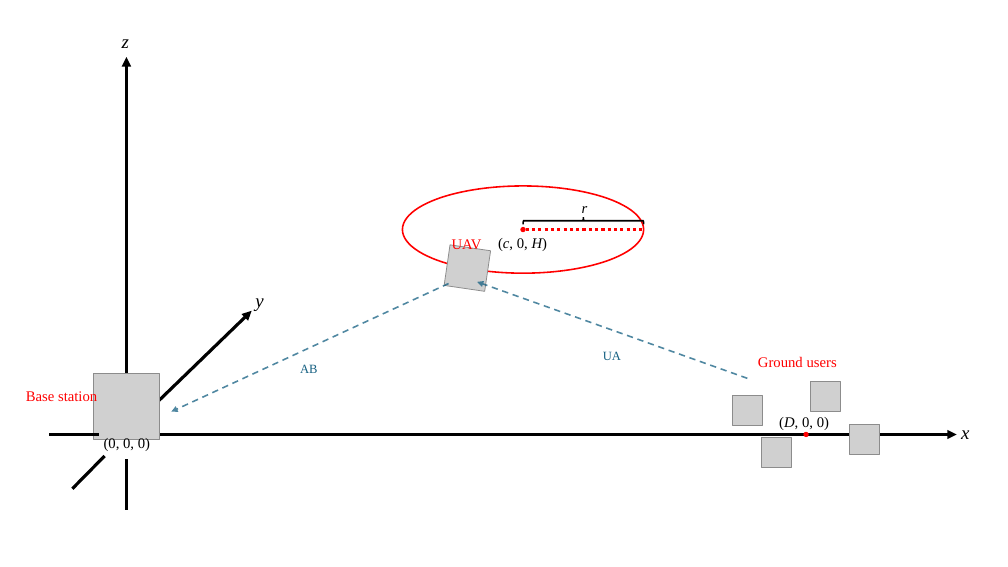
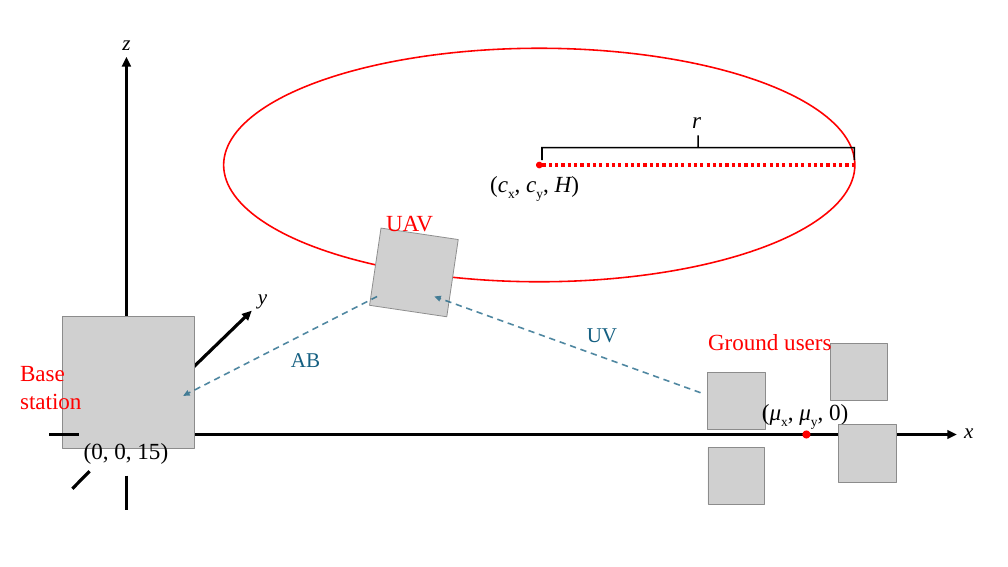
Before and after one commit to danielbonkowsky/uav-optimization, a slide deck: slide 2 of system-model.pptx. Drawn at 1008x567 pixels with LibreOffice and Linux fonts; fonts in the diff are those of the drawing; grey boxes stand for pictures. Boxes give left, top, right and bottom in pixels: in the first picture for what was removed or moved away, otherwise in the second. Text is boxed around its words. In the diff, an @@ line names an element or a change of style, - is before the commit and + after.

Commit message:
Made system model bigger

```diff
--- a/system-model.pptx
+++ b/system-model.pptx
@@ arrow moved from (126, 381) - (126, 57) to (126, 330) - (126, 57) @@
@@ ellipse: place and size @@
-ellipse at [402,186,644,273]
+ellipse at [224,48,855,282]
@@ size 14 to 22 pt in 4 elements at [20,363,81,415], [708,334,831,356], [386,215,433,237], [692,117,701,128] @@
@@ text "r": place and size @@
-text "r" at [582,206,588,213]
+text "r" at [692,117,701,128]
@@ left brace: place and size @@
-left brace at [523,217,644,224]
+left brace at [542,135,854,160]
@@ left brace at [542,135,854,160]: proportions changed @@
@@ ellipse: place and size @@
-ellipse at [520,227,526,232]
+ellipse at [536,162,543,169]
@@ line moved from (526, 230) - (644, 230) to (543, 165) - (855, 165) @@
@@ text at [555,176,579,197]: text changed; size 14 to 22 pt @@
-(c, 0, H)
+(cx, cy, H)
@@ text "UAV": place and size @@
-text "UAV" at [452,237,482,252]
+text "UAV" at [386,215,433,237]
@@ picture: place and size @@
-picture at [444,245,490,291]
+picture at [370,228,458,317]
@@ arrow moved from (448, 284) - (172, 412) to (377, 296) - (183, 396) @@
@@ size 18 to 20 pt in 3 elements at [122,40,130,50], [964,428,973,438], [258,294,267,309] @@
@@ arrow moved from (748, 378) - (477, 282) to (701, 393) - (435, 296) @@
@@ picture: place and size @@
-picture at [94,374,160,439]
+picture at [63,317,194,448]
@@ arrow moved from (146, 413) - (252, 311) to (162, 398) - (252, 311) @@
@@ text at [587,328,617,343]: text changed; size 12 to 20 pt @@
-UA
+UV
@@ text "Ground users": place and size @@
-text "Ground users" at [758,356,837,367]
+text "Ground users" at [708,334,831,356]
@@ text "Base station": place and size @@
-text "Base station" at [26,389,97,404]
+text "Base station" at [20,363,81,415]
@@ text "AB": place and size @@
-text "AB" at [300,364,317,373]
+text "AB" at [291,353,320,367]
@@ text "AB" at [291,353,320,367]: size 12 to 20 pt @@
@@ picture: place and size @@
-picture at [811,381,841,411]
+picture at [830,343,887,400]
@@ picture: place and size @@
-picture at [733,396,763,426]
+picture at [708,372,765,430]
@@ text at [829,404,848,426]: text changed; size 14 to 22 pt @@
-(D, 0, 0)
+(μx, μy, 0)
@@ line moved from (49, 435) - (99, 435) to (49, 435) - (79, 435) @@
@@ text at [84,443,168,465]: text changed; size 14 to 22 pt @@
-(0, 0, 0)
+(0, 0, 15)
@@ arrow moved from (153, 435) - (957, 435) to (181, 435) - (957, 435) @@
@@ picture: place and size @@
-picture at [761,437,792,467]
+picture at [708,448,765,504]
@@ picture: place and size @@
-picture at [850,424,880,454]
+picture at [839,425,897,482]
@@ line moved from (104, 456) - (73, 488) to (90, 471) - (73, 488) @@
@@ line moved from (126, 459) - (126, 510) to (126, 476) - (126, 510) @@
```
